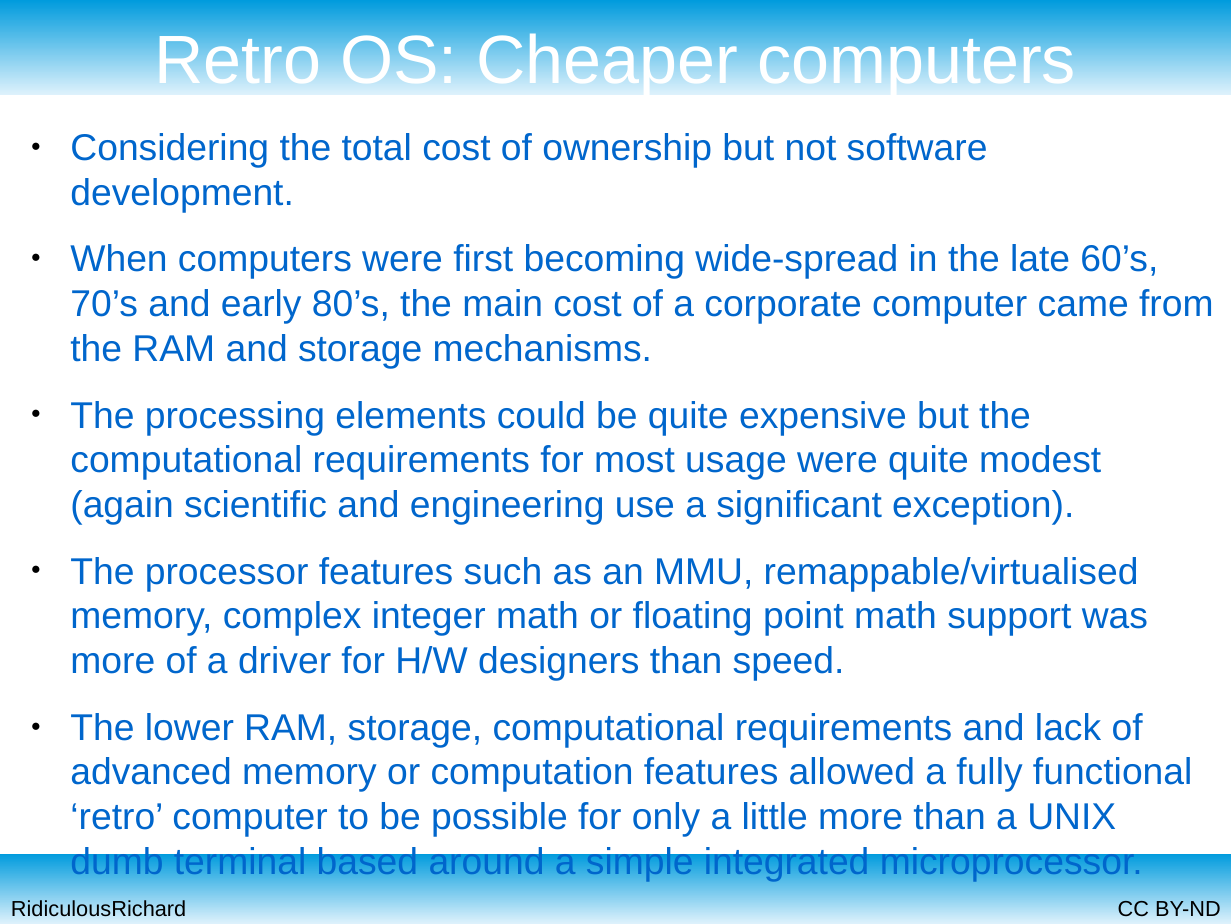
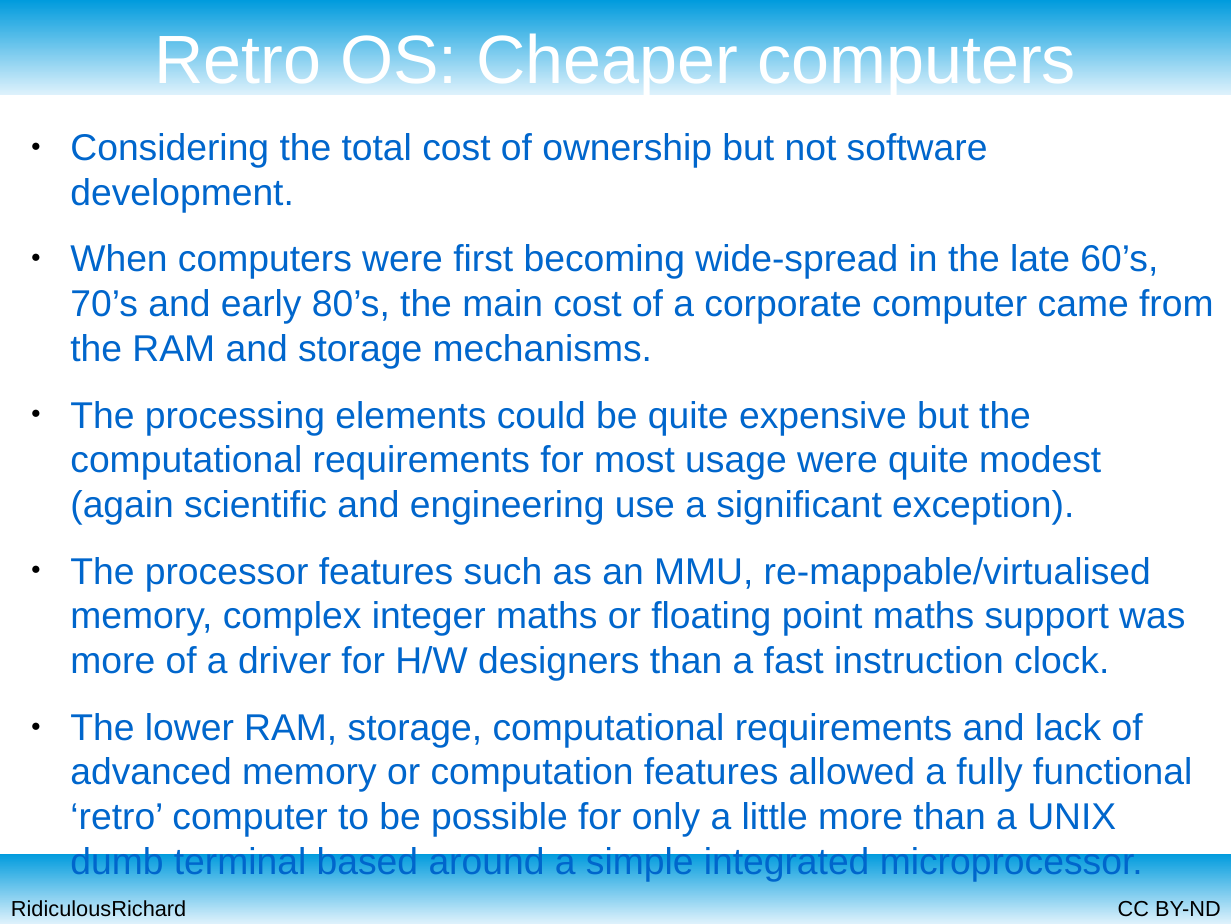
Before and after one commit to RidiculousRichard/presentations, a slide deck: slide 12 of Retro OS.odp. Drawn at 1232x924 pixels with LibreOffice and Linux fonts; fonts in the diff are those of the drawing. Boxes give left, top, right and bottom in pixels: in the first picture for what was removed or moved away, otherwise in the second. Text is boxed around its words. In the diff, an @@ line names an element or a change of style, - is before the commit and + after.

Commit message:
Updated with minor typo fixes and inter-program communication techniques

```diff
--- a/Retro OS.odp
+++ b/Retro OS.odp
@@ text at [70,557,1185,681]: text changed @@
-● The processor features such as an MMU, remappable/virtualised memory, complex integer math or floating point math support was more of a driver for H/W designers than speed.
+● The processor features such as an MMU, re-mappable/virtualised memory, complex integer maths or floating point maths support was more of a driver for H/W designers than a fast instruction clock.
```
Also in this commit, not shown: 9 other slides changed, 1 slide added.
